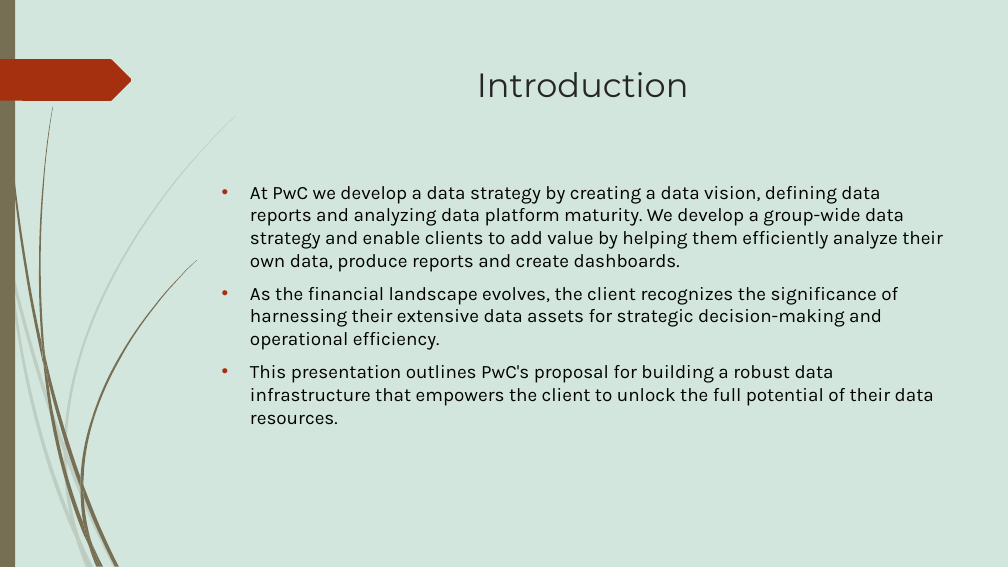
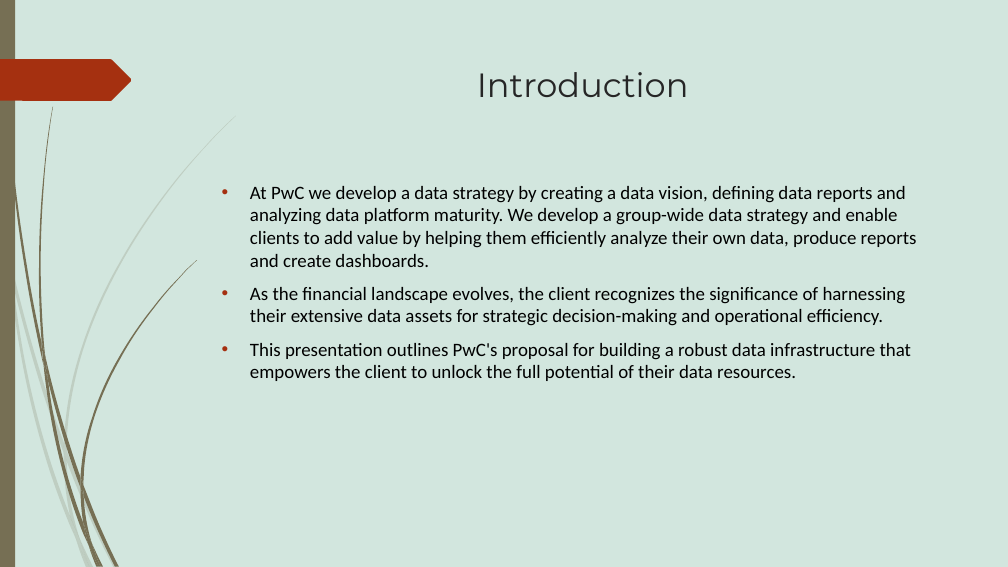
Before and after one commit to Akshay-Paunikar/Forage_Virtual_Internship_Program, a slide deck: slide 2 of PWC - Digital Intelligence/Task 4 - Data Analytics Strategy/Task_4_Data_Analytics_Strategy.pptx. Drawn at 1008x567 pixels with LibreOffice and Linux fonts; fonts in the diff are those of the drawing. Boxes give left, top, right and bottom in pixels: in the first picture for what was removed or moved away, otherwise in the second. Text is boxed around its words. In the diff, an @@ line names an element or a change of style, - is before the commit and + after.

```diff
--- a/PWC - Digital Intelligence/Task 4 - Data Analytics Strategy/Task_4_Data_Analytics_Strategy.pptx
+++ b/PWC - Digital Intelligence/Task 4 - Data Analytics Strategy/Task_4_Data_Analytics_Strategy.pptx
@@ text "At PwC we develop a ..." at [250, 186, 917, 381]: font Karla to Calibri @@
```
Also in this commit, not shown: 1 slide added.
